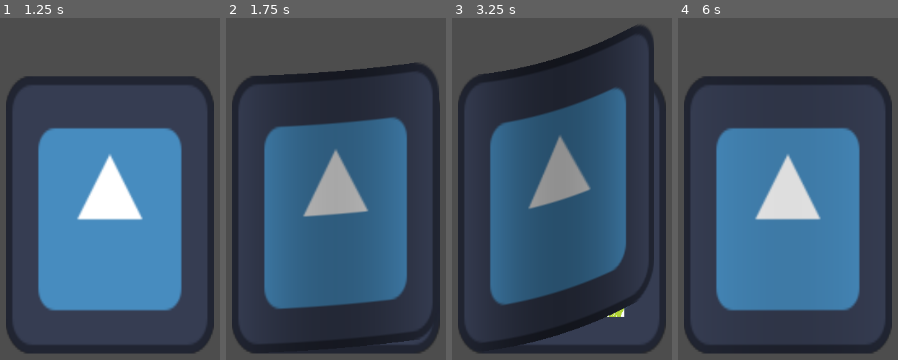
Above: before the commit, frames 1-4 (left to right).
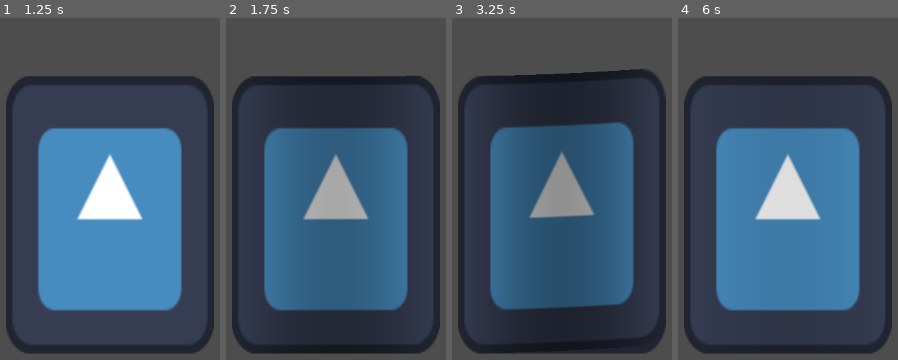
Above: after the commit, the same moments.

Repository: BK3000gamer/ISO
Game: Godot game, scene res://test.tscn
Same seed, same stepped clock (60 frames per second), same inputs: the game is played once before the commit and once after it. The engine's default icon, where the game draws it, is replaced by a stand-in: a white triangle on a blue panel in a dark square.
Inputs (mouse positions are in pixels of both pictures, inside the frame that each line leads up to):
- Up to frame 1 (1.25 s): tap Enter at 0.5 s; move the mouse to (198, 216) at 0.52 s; click (198, 216) at 0.67 s
- Up to frame 2 (1.75 s): tap Space at 1.25 s; drag from (336, 216) to (outside the picture) at 1.27 s
- Up to frame 3 (3.25 s): move the mouse to (564, 137) at 2.02 s; click (564, 137) at 2.17 s; tap Enter at 2.75 s; drag from (562, 216) to (outside the picture) at 2.77 s
- Up to frame 4 (6 s): drag from (790, 137) to (739, 236) at 3.52 s; tap Space at 4.25, 5.75 s; drag from (outside the picture) to (outside the picture) at 4.27 s; tap Enter at 5 s; move the mouse to (739, 236) at 5.02 s; click (739, 236) at 5.17 s; drag from (788, 216) to (outside the picture) at 5.77 s

Frame 1 is identical in both runs. In frame 2, 6.3% of the frame differs, in the area x 19-97%, y 13-96%; in frame 3, 20%, in the area x 11-98%, y 2-96%; in frame 4, less than 0.1%.

Commit message:
curve reduction

Diff:
--- a/iso/book.tscn
+++ b/iso/book.tscn
@@ -60,6 +60,8 @@
 
 [node name="Page_Flipper" type="MeshInstance2D" parent="." unique_id=640898764]
 script = ExtResource("1_6nh0f")
+curve_tightness = 9.0
+total_bend = 160.0
 drag_sens = 1.5
 page_width = 300.0
 page_height = 400.0
--- a/iso/page_logic.gd
+++ b/iso/page_logic.gd
@@ -6,6 +6,8 @@
 #mouse dragging
 var dragging: bool = false
 var origin_right: bool = false
+@export_range(1.0, 10.0) var curve_tightness: float = 6.0
+@export_range(90.0, 180.0) var total_bend: float = 140.0
 @export var drag_sens: float = 1.15
 @export var flip_speed: float = 1.0
 @export var segment_n: int = 50
@@ -45,8 +47,8 @@
 	var clamped_end = clamp((move - 0.5) * 2.0, 0.0, 1.0)
 
 	# pow is the twerp equivalent
-	var _to_middle: float = pow(clamped_middle, 4.0)
-	var _to_end: float = 1.0 - pow(1.0 - clamped_end, 4.0)
+	var _to_middle: float = pow(clamped_middle, curve_tightness)
+	var _to_end: float = 1.0 - pow(1.0 - clamped_end, curve_tightness)
 
 	var _start_dir: float = 0.0
 	var _start_bend: float = 0.0
@@ -56,10 +58,10 @@
 
 	if origin_right:
 		_mid_dir = -20.0
-		_mid_bend = -140.0 / segment_n
+		_mid_bend = -total_bend / segment_n
 	else:
 		_mid_dir = -160.0
-		_mid_bend = 140.0 / segment_n
+		_mid_bend = total_bend / segment_n
 
 	var _end_dir: float = -180.0
 	var _end_bend: float = 0.0
